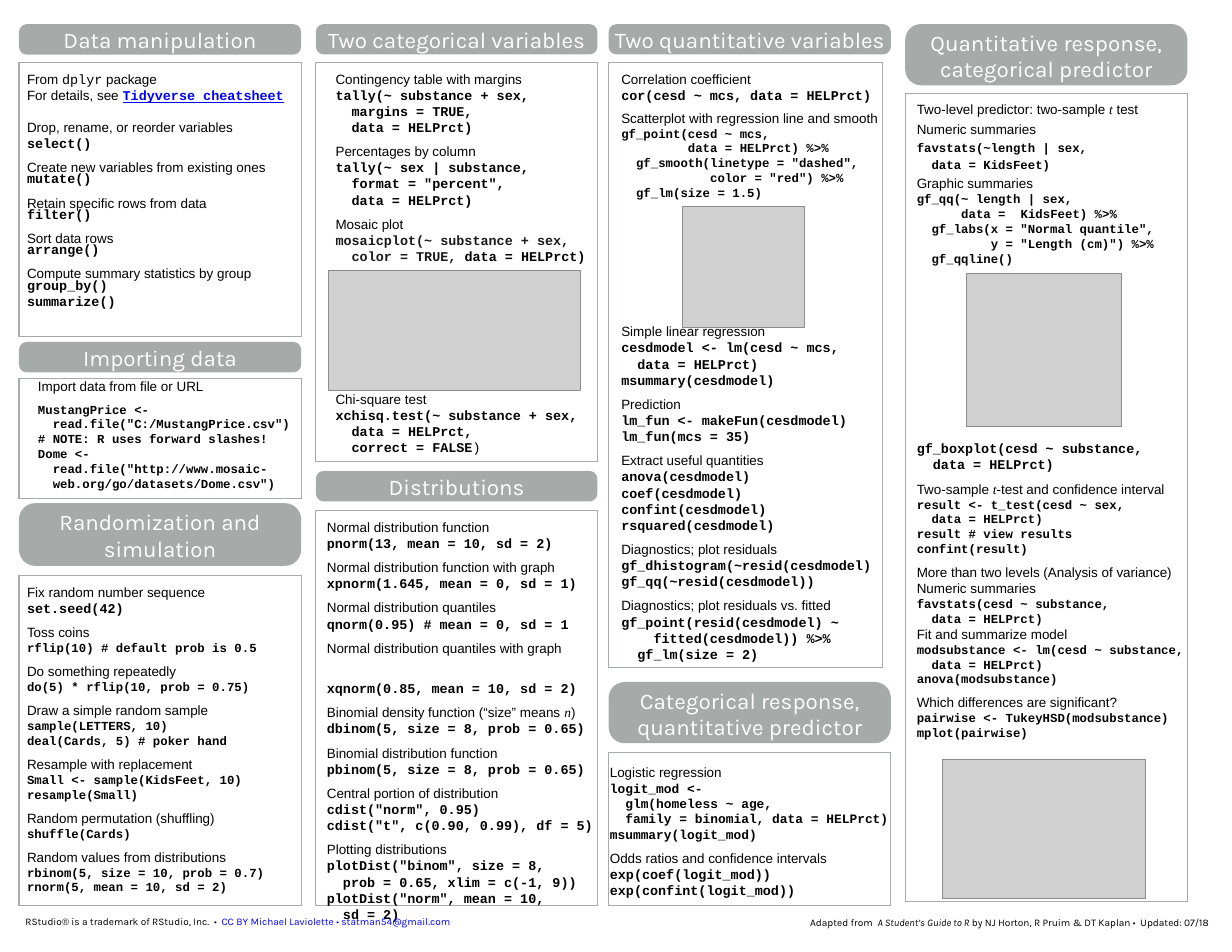
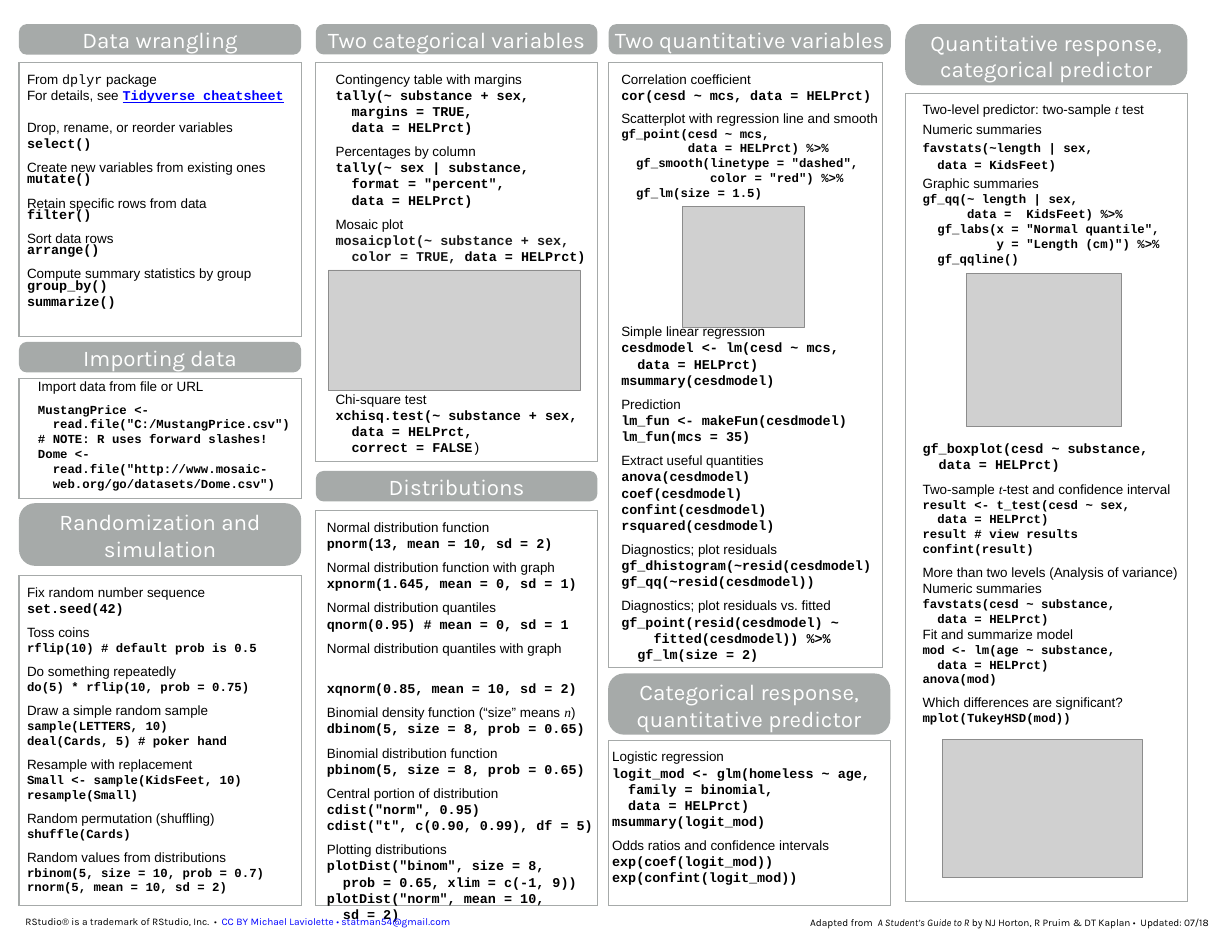
Before and after one commit to mlaviolet/Mosaic-cheatsheets, a slide deck: slide 2 of mosaic-cheatsheet-gf.pptx. Drawn at 1232x952 pixels with LibreOffice and Linux fonts; fonts in the diff are those of the drawing; grey boxes stand for pictures. Boxes give left, top, right and bottom in pixels: in the first picture for what was removed or moved away, otherwise in the second. Text is boxed around its words. In the diff, an @@ line names an element or a change of style, - is before the commit and + after.

```diff
--- a/mosaic-cheatsheet-gf.pptx
+++ b/mosaic-cheatsheet-gf.pptx
@@ text in rounded rectangle at (82,33,238,54): text changed @@
-Data manipulation
+Data wrangling
@@ text in rectangle at (923,645,1115,657): text changed @@
-modsubstance <- lm(cesd ~ substance,
+mod <- lm(age ~ substance,
@@ rounded rectangle "Categorical response,": place and size @@
-rounded rectangle "Categorical response," at (609,682,891,743)
+rounded rectangle "Categorical response," at (608,673,890,735)
@@ text in rectangle at (923,675,997,686): text changed @@
-anova(modsubstance)
+anova(mod)
@@ text in rectangle at (923,714,1071,725): text changed @@
-pairwise <- TukeyHSD(modsubstance)
-mplot(pairwise)
+mplot(TukeyHSD(mod))
@@ rectangle "Logistic regression": place and size @@
-rectangle "Logistic regression" at (608,752,890,905)
+rectangle "Logistic regression" at (608,740,890,905)
@@ picture: place and size @@
-picture at (942,760,1145,898)
+picture at (942,739,1142,877)
@@ text in rectangle at (612,768,870,813): text changed; size 11.5 to 12 pt @@
-logit_mod <-
-glm(homeless ~ age,
-family = binomial, data = HELPrct)
+logit_mod <- glm(homeless ~ age,
+family = binomial,
+data = HELPrct)
@@ text in rectangle at (612,751,765,829): size 11.5 to 12 pt in "msummary(logit_mod)"; line spacing 1.2 to 1 @@
```
Also in this commit, not shown: 1 other slide changed, 3 other files.
